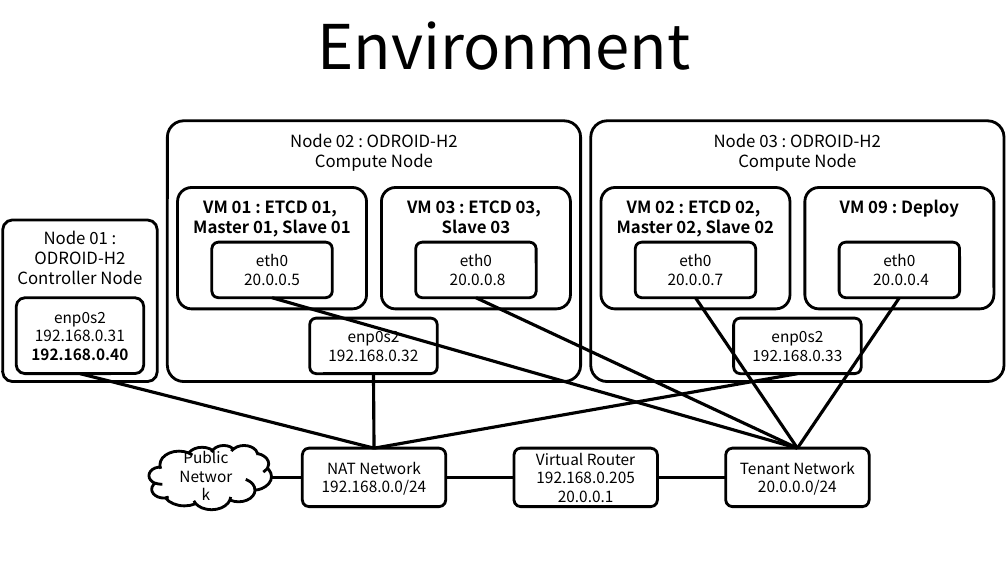
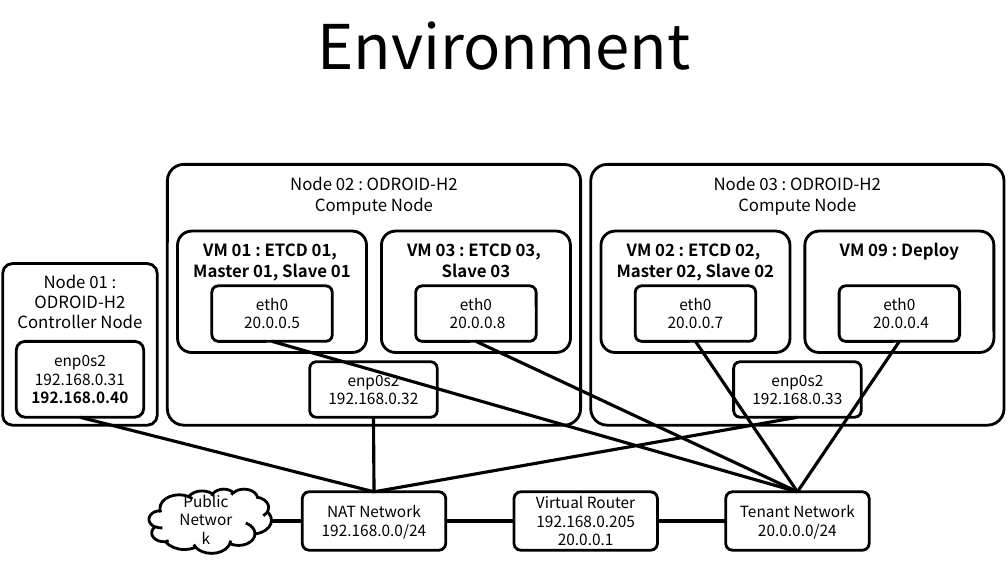
Before and after one commit to ssup2/blog-old, a slide deck: slide 1 of images/record/Kubernetes_kubespray_Ubuntu_18.04_OpenStack/Kubernetes_Install.pptx. Drawn at 1008x567 pixels with LibreOffice and Linux fonts; fonts in the diff are those of the drawing. Boxes give left, top, right and bottom in pixels: in the first picture for what was removed or moved away, otherwise in the second. Text is boxed around its words. In the diff, an @@ line names an element or a change of style, - is before the commit and + after.

Commit message:
Update

```diff
--- a/images/record/Kubernetes_kubespray_Ubuntu_18.04_OpenStack/Kubernetes_Install.pptx
+++ b/images/record/Kubernetes_kubespray_Ubuntu_18.04_OpenStack/Kubernetes_Install.pptx
@@ 17 rounded rectangles, 10 lines, 1 cloud: place and size @@
-17 rounded rectangles, 10 lines, 1 cloud at (3,121,1004,510)
+17 rounded rectangles, 10 lines, 1 cloud at (3,164,1004,553)
```
